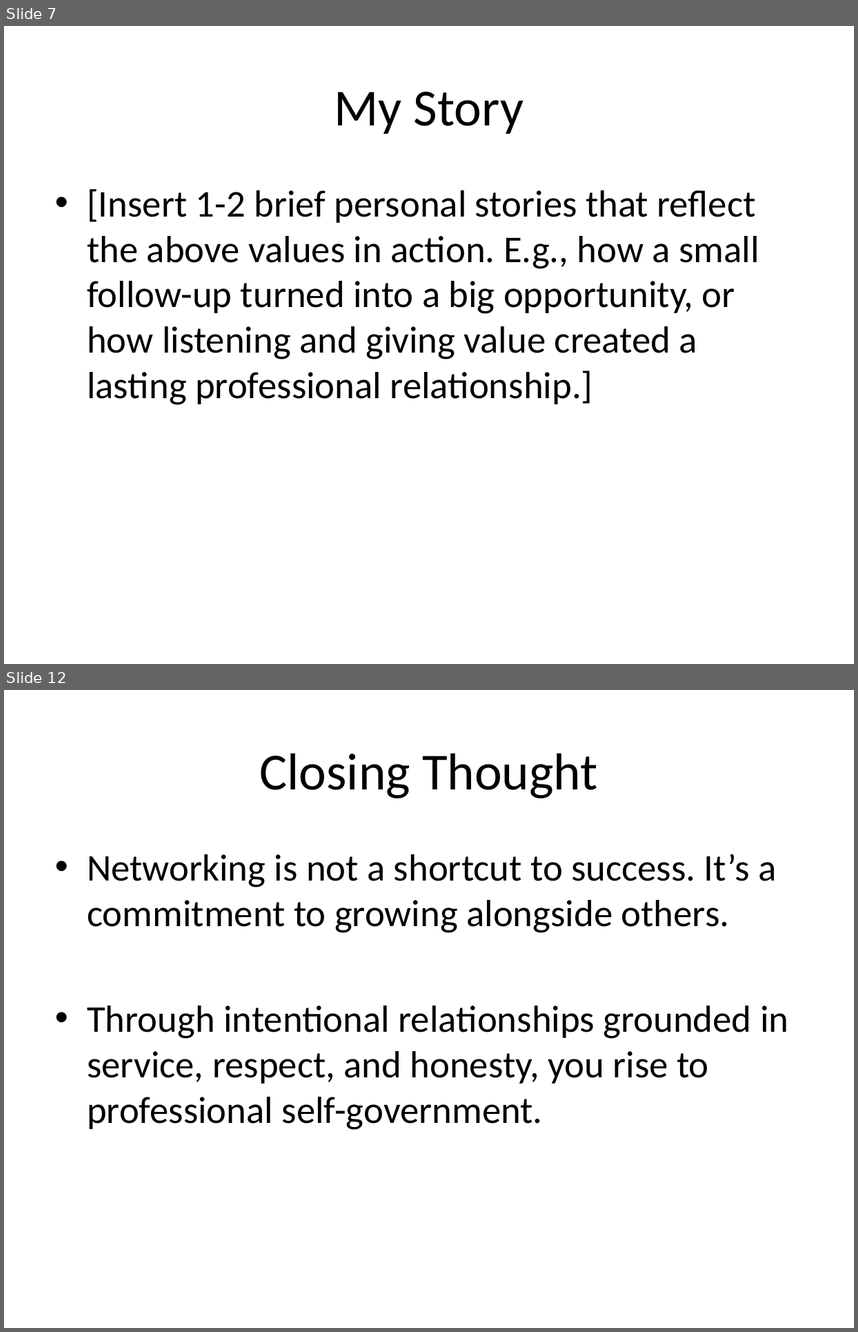
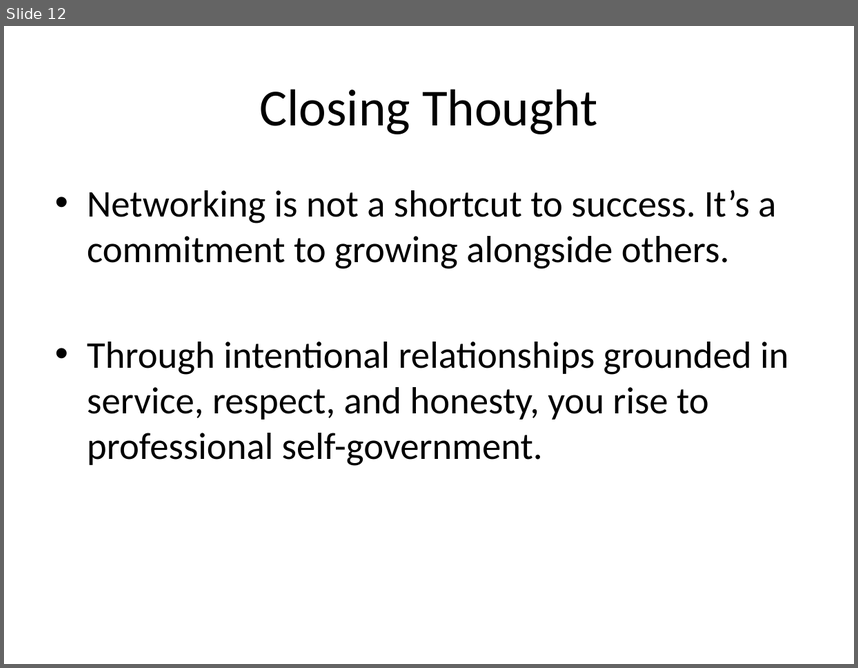
Before and after one commit to stringfestdata/hillsdale-networking-101, a slide deck: networking-as-self-governance.pptx. Shown one above the other, each under a label of ours: slides 7 and 12 before the commit, slide 12 after it; the slides between them are not shown. The pictures are 858x1332 and 858x668 pixels, drawn with LibreOffice and Linux fonts; fonts in the diff are those of the drawing. Boxes give left, top, right and bottom in pixels: in the first picture for what was removed or moved away, otherwise in the second. Text is boxed around its words. In the diff, an @@ line names an element or a change of style, - is before the commit and + after.

```diff
--- a/networking-as-self-governance.pptx
+++ b/networking-as-self-governance.pptx
@@ slide 7 removed at (x1=4, y1=26, x2=854, y2=664), background #FFFFFF @@
@@ title removed at (x1=334, y1=92, x2=524, y2=134) @@
-My Story
@@ text removed at (x1=87, y1=189, x2=759, y2=405) @@
-• [Insert 1-2 brief personal stories that reflect the above values in action. E.g., how a small follow-up turned into a big opportunity, or how listening and giving value created a lasting professional relationship.]
```
Also in this commit, not shown: 11 slides changed, 1 slide added, 2 other files.
